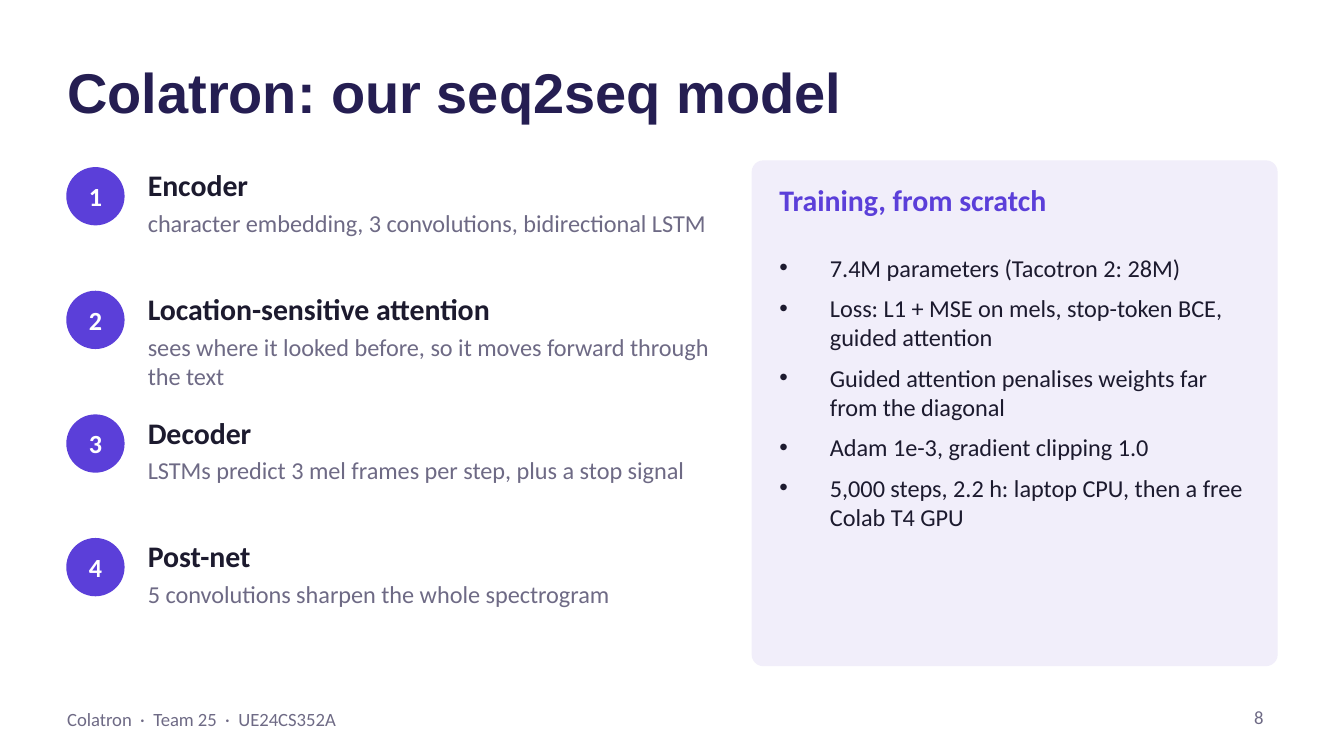
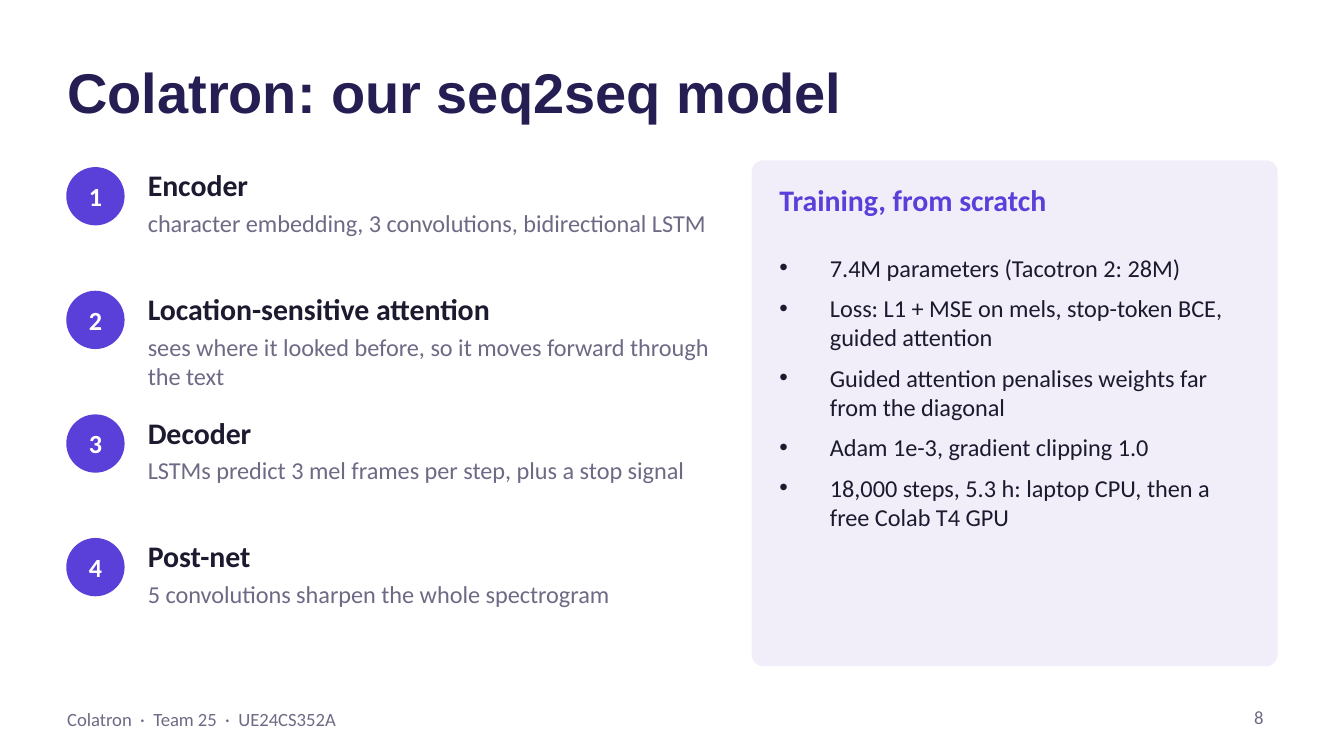
Before and after one commit to Mann0801/colatron-tts, a slide deck: slide 8 of report/Colatron_Slides.pptx. Drawn at 1344x756 pixels with LibreOffice and Linux fonts; fonts in the diff are those of the drawing. Boxes give left, top, right and bottom in pixels: in the first picture for what was removed or moved away, otherwise in the second. Text is boxed around its words. In the diff, an @@ line names an element or a change of style, - is before the commit and + after.

Commit message:
Update results to Colatron step 18,000

```diff
--- a/report/Colatron_Slides.pptx
+++ b/report/Colatron_Slides.pptx
@@ text at box(830, 480, 1210, 526): text changed @@
-• 5,000 steps, 2.2 h: laptop CPU, then a free Colab T4 GPU
+• 18,000 steps, 5.3 h: laptop CPU, then a free Colab T4 GPU
```
Also in this commit, not shown: 3 other slides changed, 30 other files.
